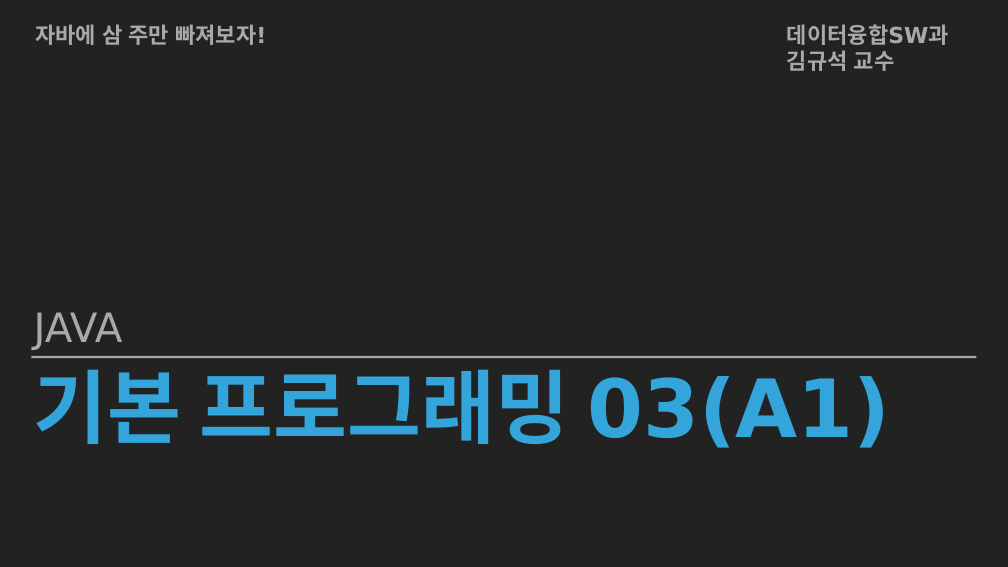
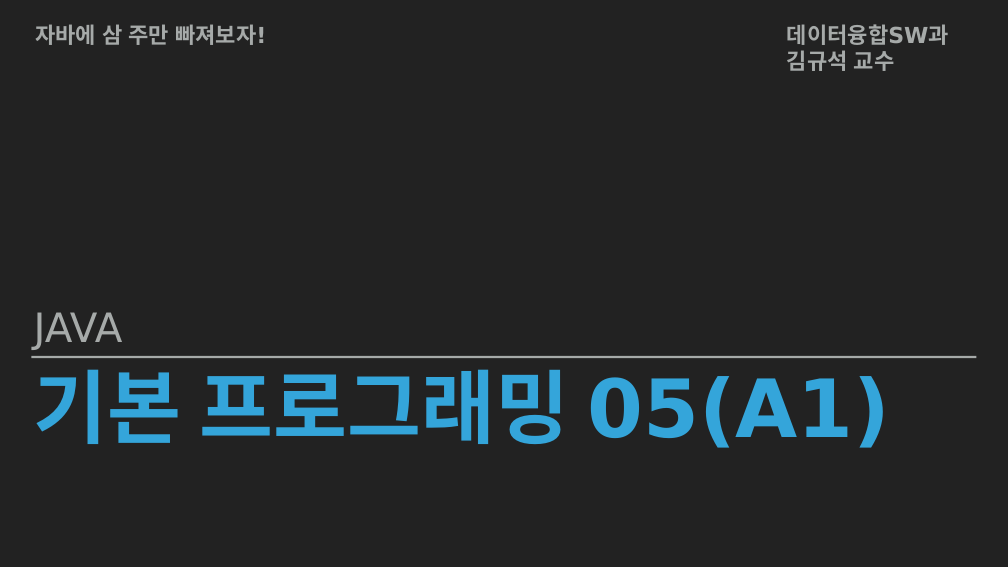
Before and after one commit to KyuseokKim/MyFiles, a slide deck: slide 1 of 기본프로그래밍_Java_005(자쌈빠)_A1.pptx. Drawn at 1008x567 pixels with LibreOffice and Linux fonts; fonts in the diff are those of the drawing. Boxes give left, top, right and bottom in pixels: in the first picture for what was removed or moved away, otherwise in the second. Text is boxed around its words. In the diff, an @@ line names an element or a change of style, - is before the commit and + after.

```diff
--- a/기본프로그래밍_Java_005(자쌈빠)_A1.pptx
+++ b/기본프로그래밍_Java_005(자쌈빠)_A1.pptx
@@ title at bbox=[34, 356, 890, 448]: text changed @@
-기본 프로그래밍 03(A1)
+기본 프로그래밍 05(A1)
```
Also in this commit, not shown: 4 other files.
